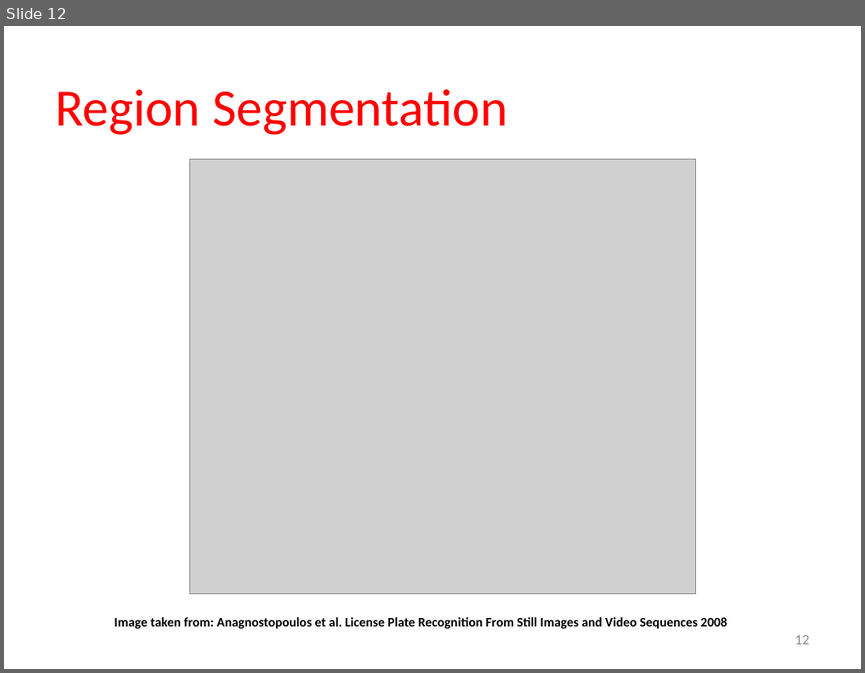
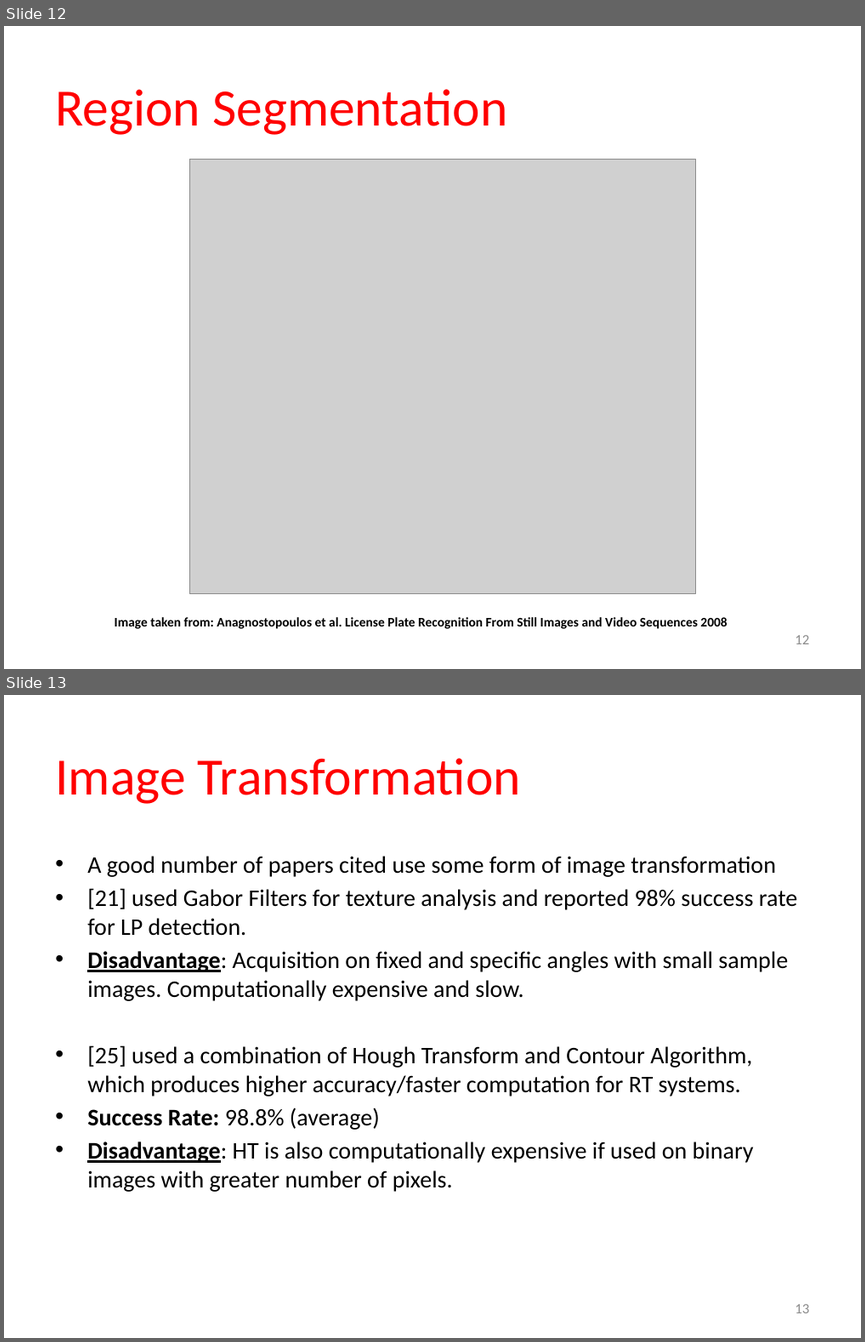
Before and after one commit to thecoderoaster/ECG795, a slide deck: Project/LicensePlateSurveyPresentation_4252013.pptx. Shown one above the other, each under a label of ours: slide 12 before the commit, slides 12 and 13 after it. The pictures are 865x673 and 865x1342 pixels, drawn with LibreOffice and Linux fonts; fonts in the diff are those of the drawing; grey boxes stand for pictures. Boxes give left, top, right and bottom in pixels: in the first picture for what was removed or moved away, otherwise in the second. Text is boxed around its words. In the diff, an @@ line names an element or a change of style, - is before the commit and + after.

```diff
--- a/Project/LicensePlateSurveyPresentation_4252013.pptx
+++ b/Project/LicensePlateSurveyPresentation_4252013.pptx
@@ slide 13 added at <box>4,695,861,1338</box>, background #FFFFFF @@
@@ title added at <box>55,758,521,804</box>, 44 pt, text #FF0000 @@
+Image Transformation
@@ text added at <box>87,856,797,1191</box>, 20 pt, text #000000 @@
+• A good number of papers cited use some form of image transformation
+• [21] used Gabor Filters for texture analysis and reported 98% success rate for LP detection.
+• Disadvantage: Acquisition on fixed and specific angles with small sample images. Computationally expensive and slow.
+• [25] used a combination of Hough Transform and Contour Algorithm, which produces higher accuracy/faster computation for RT systems.
+• Success Rate: 98.8% (average)
+• Disadvantage: HT is also computationally expensive if used on binary images with greater number of pixels.
@@ page number added at <box>794,1304,809,1313</box>, 12 pt, text #8C8C8C @@
+13
```
Also in this commit, not shown: 1 slide changed, 6 other slides added.
